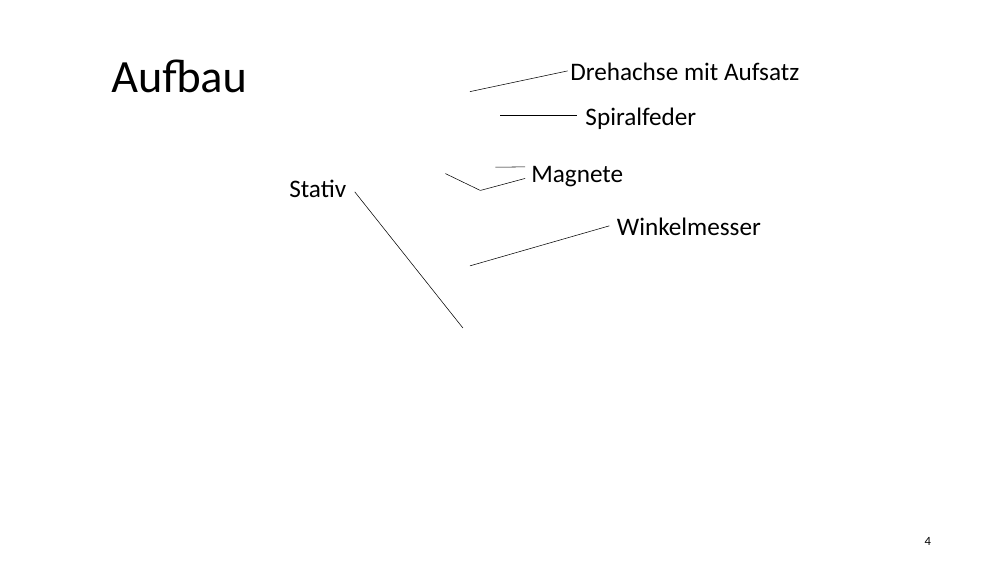
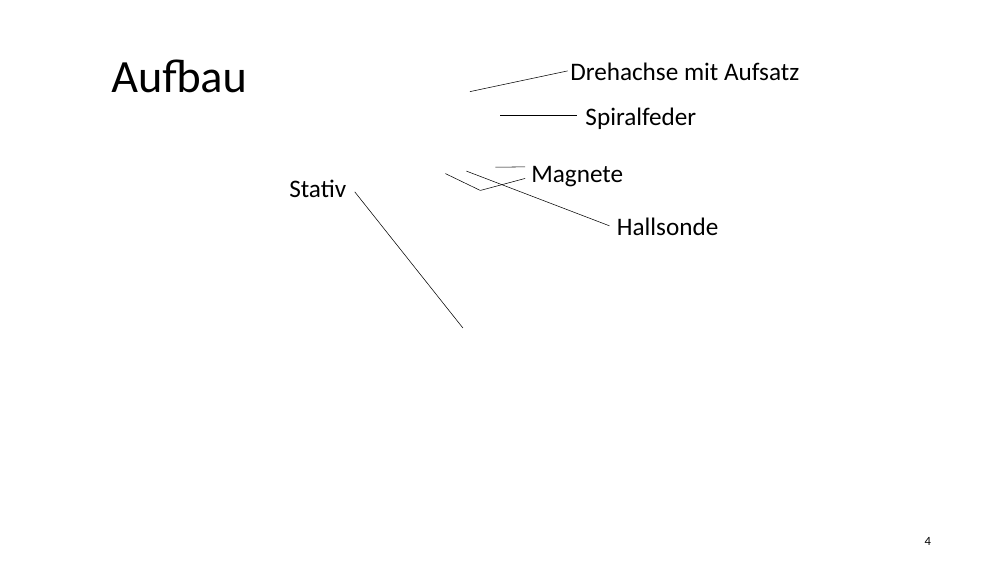
Before and after one commit to thewhitecat/grundpraktikum1, a slide deck: slide 4 of Mechanik/Mechanik.pptx. Drawn at 1008x567 pixels with LibreOffice and Linux fonts; fonts in the diff are those of the drawing; background and template pictures are left out. Boxes give left, top, right and bottom in pixels: in the first picture for what was removed or moved away, otherwise in the second. Text is boxed around its words. In the diff, an @@ line names an element or a change of style, - is before the commit and + after.

```diff
--- a/Mechanik/Mechanik.pptx
+++ b/Mechanik/Mechanik.pptx
@@ line moved from (470, 266) - (609, 226) to (467, 171) - (609, 226) @@
@@ text at (617, 217, 718, 236): text changed @@
-Winkelmesser
+Hallsonde
```
Also in this commit, not shown: 2 other slides changed.
